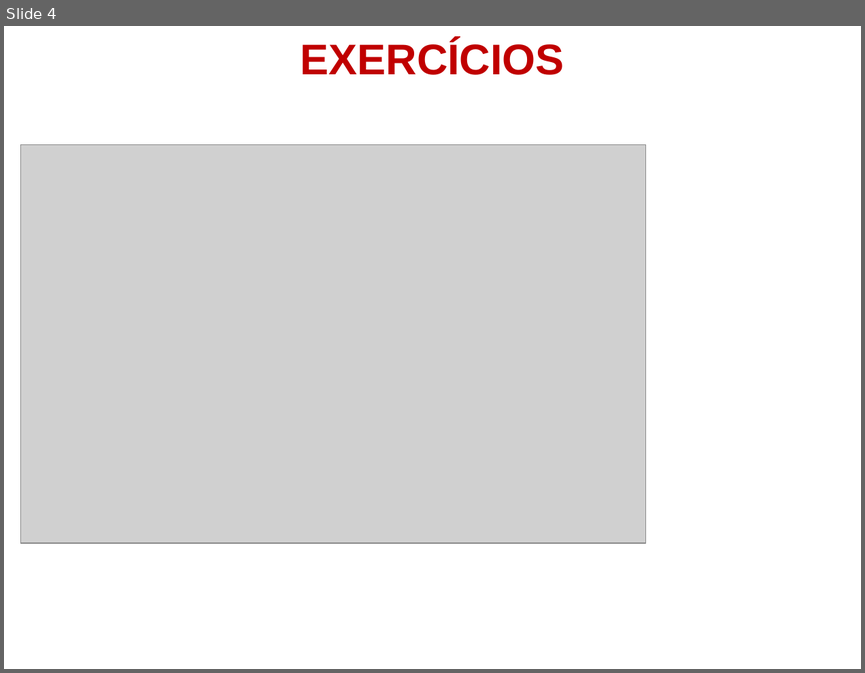
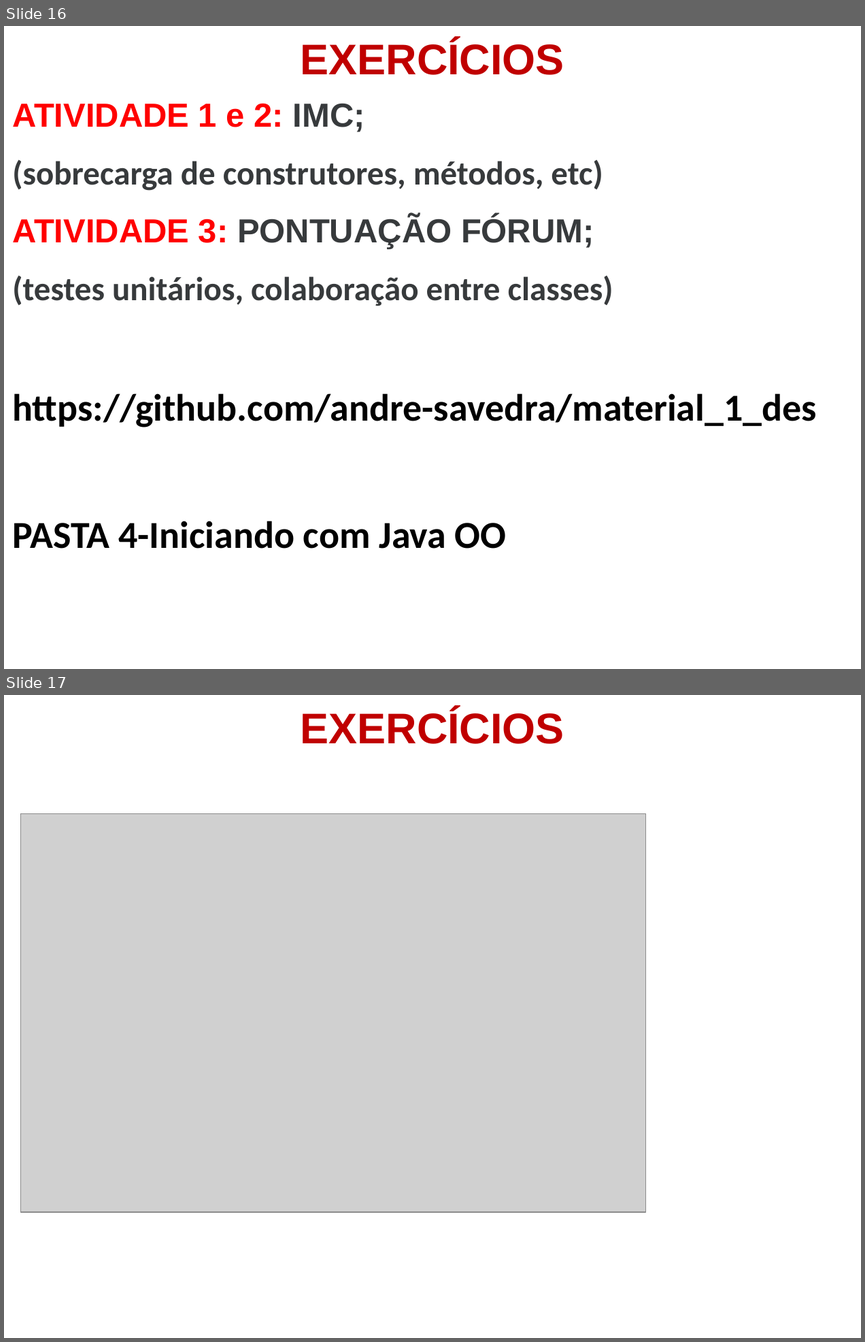
Before and after one commit to andre-savedra/material_1_des, a slide deck: 4-Iniciando com Java OO/FPOO-5.ppt. Shown one above the other, each under a label of ours: slide 4 before the commit, slides 16 and 17 after it. The pictures are 865x673 and 865x1342 pixels, drawn with LibreOffice and Linux fonts; fonts in the diff are those of the drawing; grey boxes stand for pictures; background and template pictures are left out. Boxes give left, top, right and bottom in pixels: in the first picture for what was removed or moved away, otherwise in the second. Text is boxed around its words. In the diff, an @@ line names an element or a change of style, - is before the commit and + after.

```diff
--- a/4-Iniciando com Java OO/FPOO-5.ppt
+++ b/4-Iniciando com Java OO/FPOO-5.ppt
@@ slide 16 added at box(4, 26, 861, 669), background picture (left out) @@
@@ text added at box(300, 40, 564, 75), 36 pt, text #C00000, bold @@
+EXERCÍCIOS
@@ text added at box(12, 103, 817, 548), 28 pt, text #373A3C, bold @@
+ATIVIDADE 1 e 2: IMC;
+(sobrecarga de construtores, métodos, etc)
+ATIVIDADE 3: PONTUAÇÃO FÓRUM;
+(testes unitários, colaboração entre classes)
+https://github.com/andre-savedra/material_1_des
+PASTA 4-Iniciando com Java OO
@@ what was slide 4 is now slide 17 @@
```
Also in this commit, not shown: 1 slide changed, 12 other slides added.
